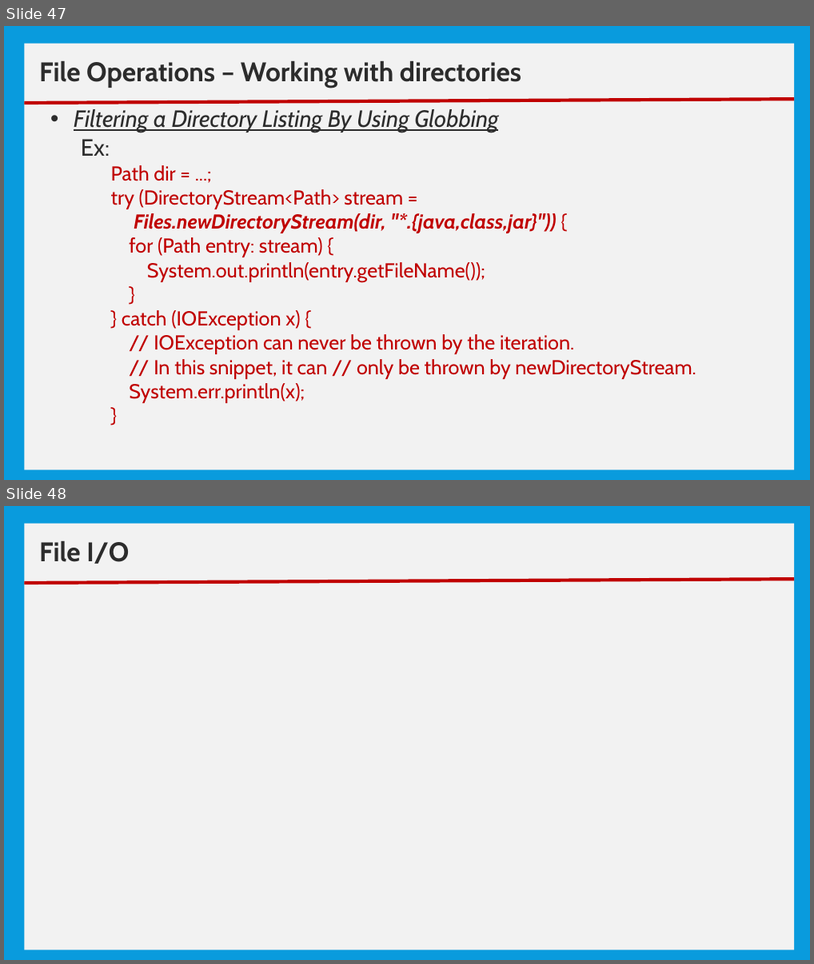
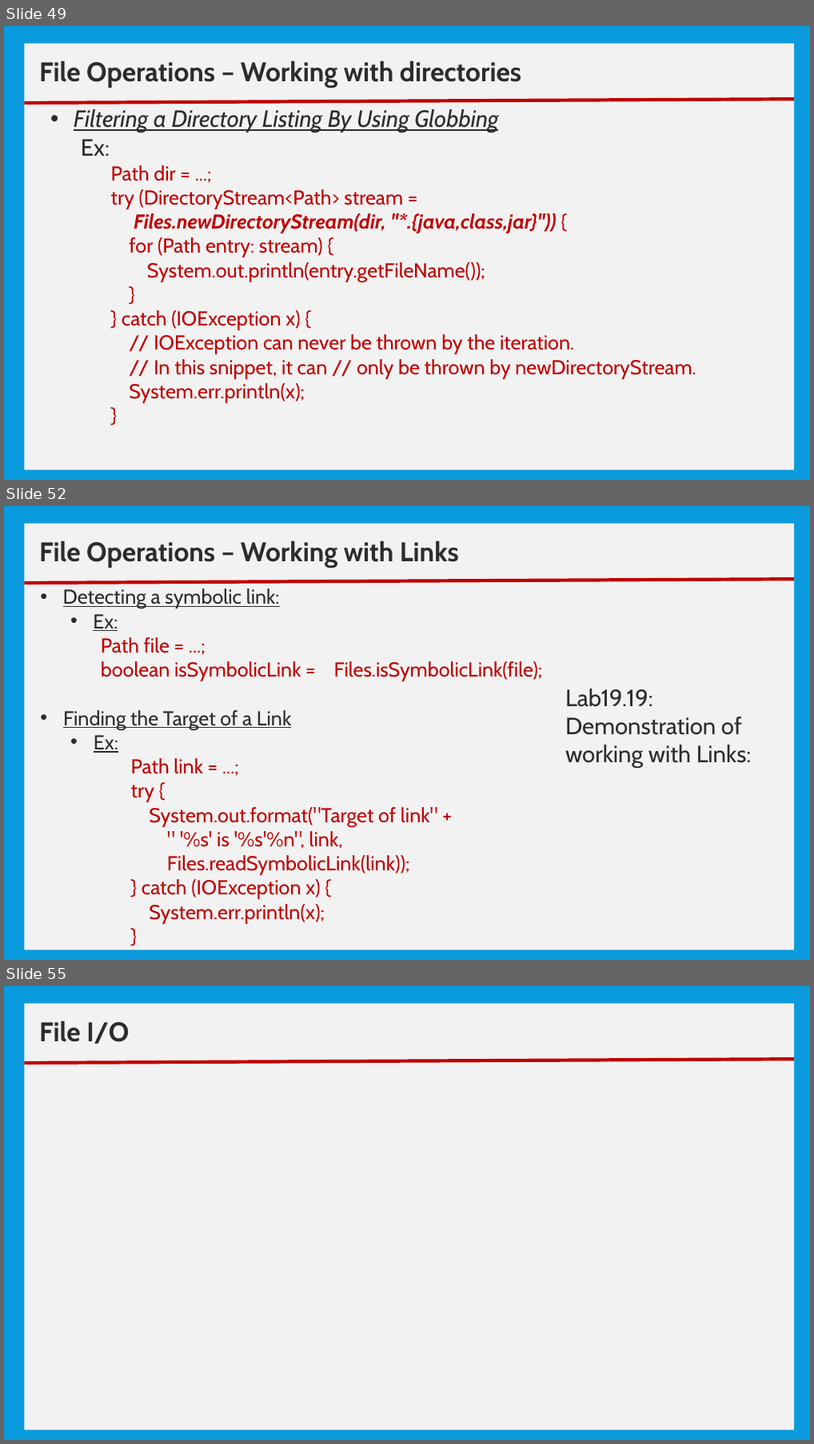
Before and after one commit to nmsgit1234/TechnicalDocs, a slide deck: training/core_java/10_Basic IO.pptx. Shown one above the other, each under a label of ours: slides 47 and 48 before the commit, slides 49, 52 and 55 after it; the slides between them are not shown. The pictures are 814x964 and 814x1444 pixels, drawn with LibreOffice and Linux fonts; fonts in the diff are those of the drawing. Boxes give left, top, right and bottom in pixels: in the first picture for what was removed or moved away, otherwise in the second. Text is boxed around its words. In the diff, an @@ line names an element or a change of style, - is before the commit and + after.

```diff
--- a/training/core_java/10_Basic IO.pptx
+++ b/training/core_java/10_Basic IO.pptx
@@ slide 52 added at (4,506,810,960), background #099BDD @@
@@ rectangle added at (25,524,794,950), fill #F2F2F2 @@
@@ text added at (39,541,459,568), 32 pt, text #2C2C2C, bold @@
+File Operations – Working with Links
@@ line added from (25, 583) to (794, 579), #C00000 4 pt @@
@@ text added at (63,588,543,924), 24 pt, text #C00000 @@
+• Detecting a symbolic link:
+  • Ex:
+    Path file = ...;
+    boolean isSymbolicLink = Files.isSymbolicLink(file);
+    • Finding the Target of a Link
+      • Ex:
+          Path link = ...;
+          try {
+          System.out.format("Target of link" +
+          " '%s' is '%s'%n", link,
+          Files.readSymbolicLink(link));
+          } catch (IOException x) {
+          System.err.println(x);
+          }
@@ text added at (566,688,752,768), 28 pt, text #2C2C2C @@
+Lab19.19: Demonstration of working with Links:
@@ what was slide 47 is now slide 49 @@
@@ what was slide 48 is now slide 55 @@
```
Also in this commit, not shown: 1 slide changed, 4 other slides added, 7 other files.
